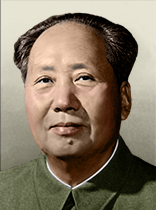
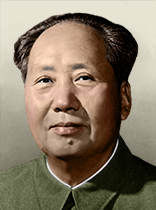
Before/after of a 156×210 layered artwork. What changed in the layer stack:
painted on "chairman-mao-zedong-of-china-a-portrait-from-the-late-1950s" over [0, 0, 9, 171]
removed layer "Слой 0" over [0, 0, 156, 171]
added layer "Muhammad_Fareed_Didi" over [0, 0, 156, 171]
